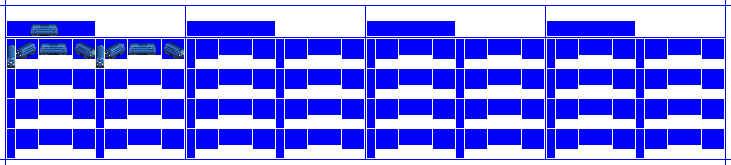
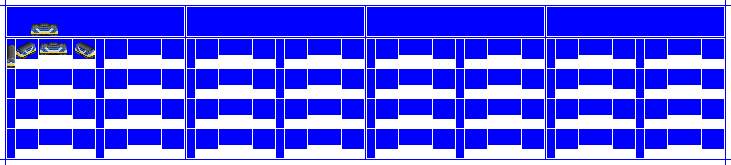
Two versions of the same layered image (731×165). Layer-by-layer changes:
painted on "Lights" over [97, 52, 184, 65]
added layer "WHITE copy" above "Liv34" over [7, 23, 95, 68]
hid "CC1", painted on it over [7, 23, 184, 68]
painted on "Background" over [7, 7, 724, 36]